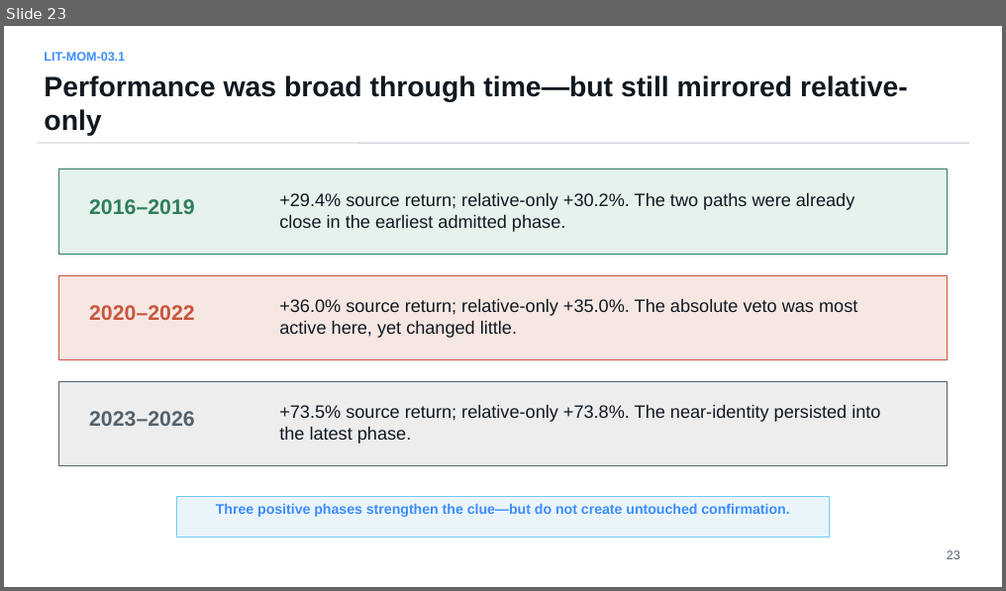
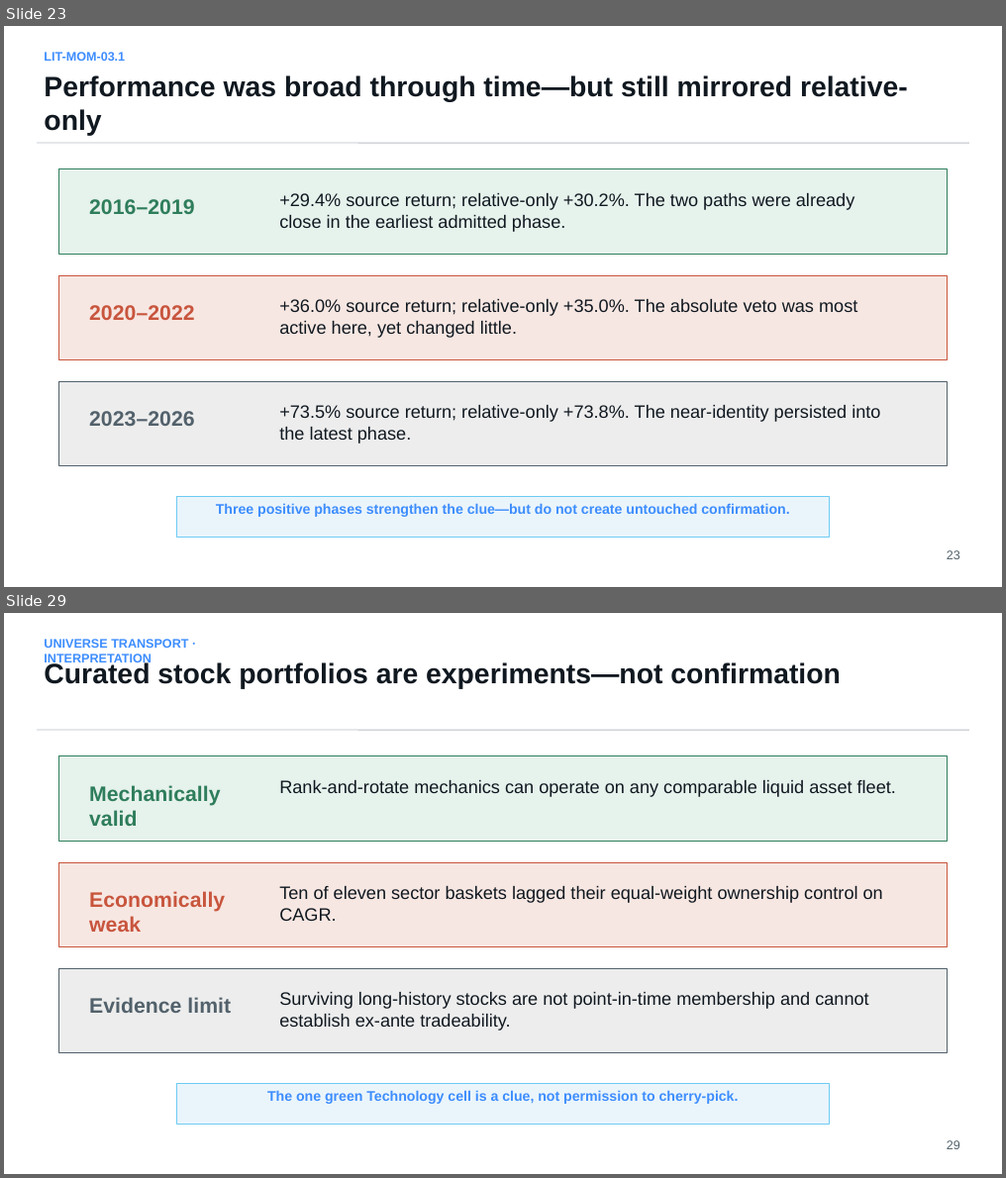
Before and after one commit to Francisc0Franc0/Time-Series-Modeling-Gen5, a slide deck: literature_studies/presentations/gen5_lit_mom_03_1_dual_momentum_study.pptx. Shown one above the other, each under a label of ours: slide 23 before the commit, slides 23 and 29 after it; the slides between them are not shown. The pictures are 1006x591 and 1006x1178 pixels, drawn with LibreOffice and Linux fonts; fonts in the diff are those of the drawing. Boxes give left, top, right and bottom in pixels: in the first picture for what was removed or moved away, otherwise in the second. Text is boxed around its words. In the diff, an @@ line names an element or a change of style, - is before the commit and + after.

Commit message:
Test dual momentum across frozen universes

```diff
--- a/literature_studies/presentations/gen5_lit_mom_03_1_dual_momentum_study.pptx
+++ b/literature_studies/presentations/gen5_lit_mom_03_1_dual_momentum_study.pptx
@@ slide 29 added at box(4, 613, 1002, 1174), background #FFFFFF @@
@@ text added at box(44, 639, 188, 665), 12 pt, text #3D8DFF, bold @@
+UNIVERSE TRANSPORT · INTERPRETATION
@@ text added at box(44, 662, 841, 689), 27 pt, text #101820, bold @@
+Curated stock portfolios are experiments—not confirmation
@@ line added from (37, 730) to (969, 730), #B8BCC4 0.75 pt @@
@@ rectangle added at box(58, 757, 948, 841), fill #E6F2EC, outline #2E7D5B 0.75 pt @@
@@ text added at box(89, 785, 220, 826), 20.2 pt, text #2E7D5B, bold @@
+Mechanically valid
@@ text added at box(279, 780, 896, 797), 17.2 pt, text #101820 @@
+Rank-and-rotate mechanics can operate on any comparable liquid asset fleet.
@@ rectangle added at box(58, 862, 948, 947), fill #F7E7E2, outline #C8553D 0.75 pt @@
@@ text added at box(89, 891, 225, 932), 20.2 pt, text #C8553D, bold @@
+Economically weak
@@ text added at box(279, 886, 883, 921), 17.2 pt, text #101820 @@
+Ten of eleven sector baskets lagged their equal-weight ownership control on CAGR.
@@ rectangle added at box(58, 968, 948, 1053), fill #EDEDED, outline #52616B 0.75 pt @@
@@ text added at box(89, 997, 231, 1013), 20.2 pt, text #52616B, bold @@
+Evidence limit
@@ text added at box(279, 992, 868, 1031), 17.2 pt, text #101820 @@
+Surviving long-history stocks are not point-in-time membership and cannot establish ex-ante tradeability.
@@ rectangle added at box(177, 1084, 829, 1124), fill #EAF5FB, outline #6DCBF4 0.75 pt @@
@@ text added at box(267, 1090, 739, 1104), 13.5 pt, text #3D8DFF, bold @@
+The one green Technology cell is a clue, not permission to cherry-pick.
@@ text added at box(946, 1141, 960, 1150), 12 pt, text #52616B @@
+29
```
Also in this commit, not shown: 4 slides changed, 5 other slides added, 9 other files.
